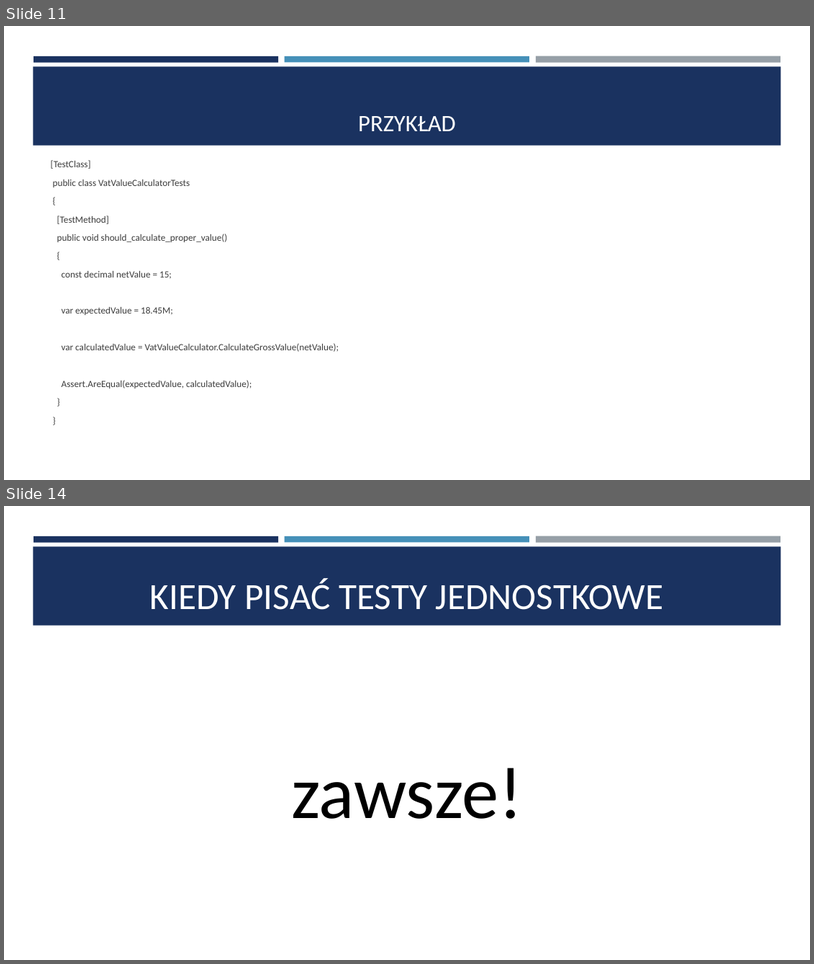
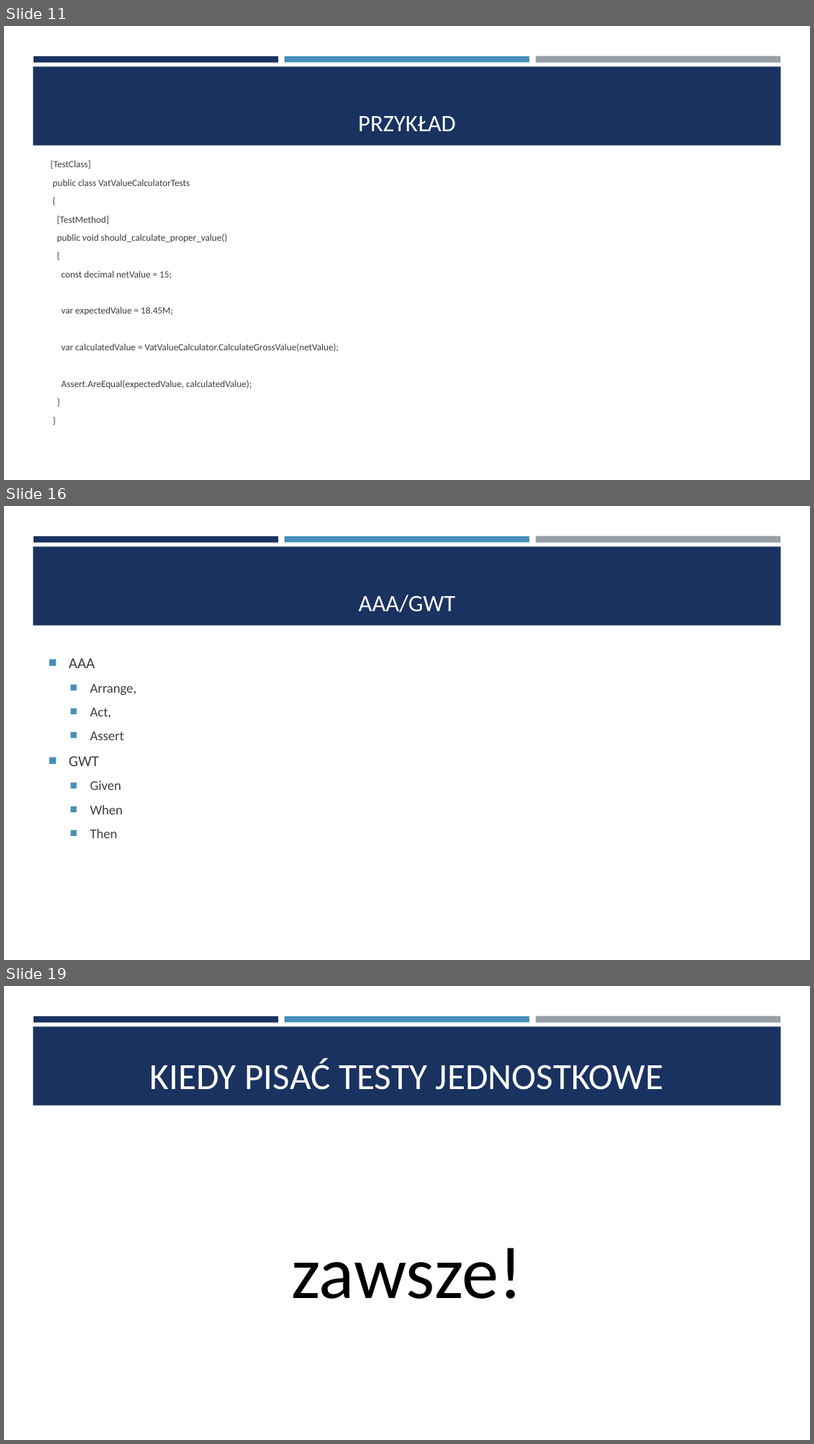
Before and after one commit to saamed/unit-test-workshops, a slide deck: docs/Testy jednostkowe.pptx. Shown one above the other, each under a label of ours: slides 11 and 14 before the commit, slides 11, 16 and 19 after it; the slides between them are not shown. The pictures are 814x964 and 814x1444 pixels, drawn with LibreOffice and Linux fonts; fonts in the diff are those of the drawing. Boxes give left, top, right and bottom in pixels: in the first picture for what was removed or moved away, otherwise in the second. Text is boxed around its words. In the diff, an @@ line names an element or a change of style, - is before the commit and + after.

```diff
--- a/docs/Testy jednostkowe.pptx
+++ b/docs/Testy jednostkowe.pptx
@@ slide 16 added at [4,506,810,960], background #FFFFFF; not listed: 4 template elements that a slide beside it also shows @@
@@ title added at [359,595,456,613], 28 pt, text #FFFFFF @@
+AAA/GWT
@@ text added at [69,658,136,838], 16 pt, text #3D3D3D @@
+■ AAA
+  ■ Arrange,
+  ■ Act,
+  ■ Assert
+■ GWT
+  ■ Given
+  ■ When
+  ■ Then
@@ what was slide 14 is now slide 19 @@
```
Also in this commit, not shown: 3 slides changed, 4 other slides added.
